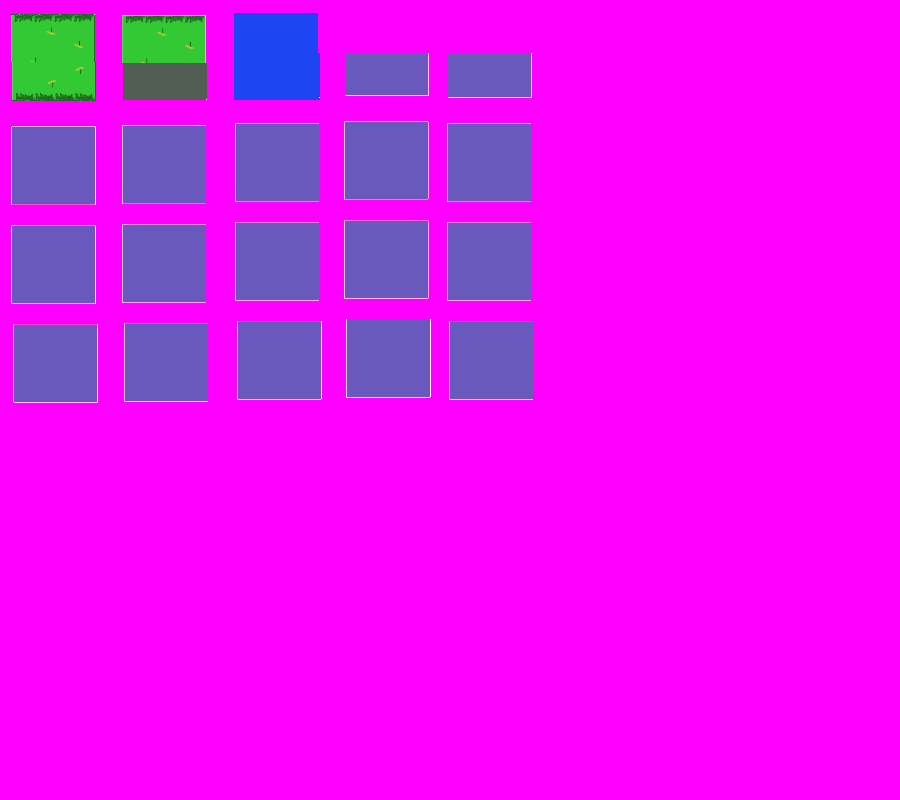
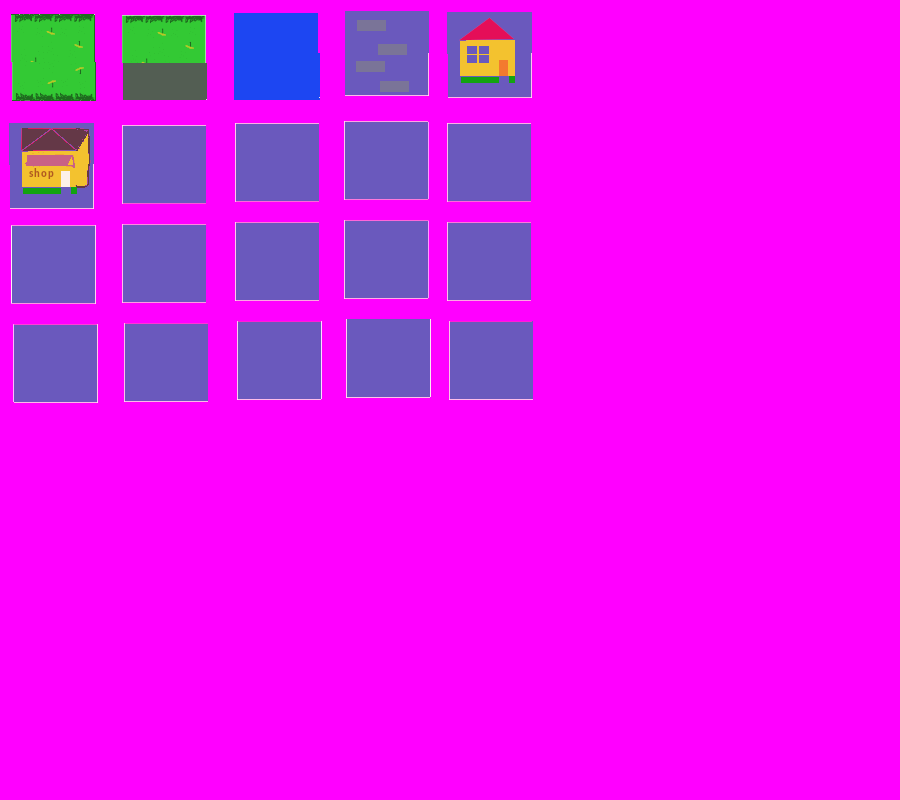
Layer changes from the first 900px x 800px image to the second:
painted on "mapa.bmp" over [9, 11, 532, 209]
